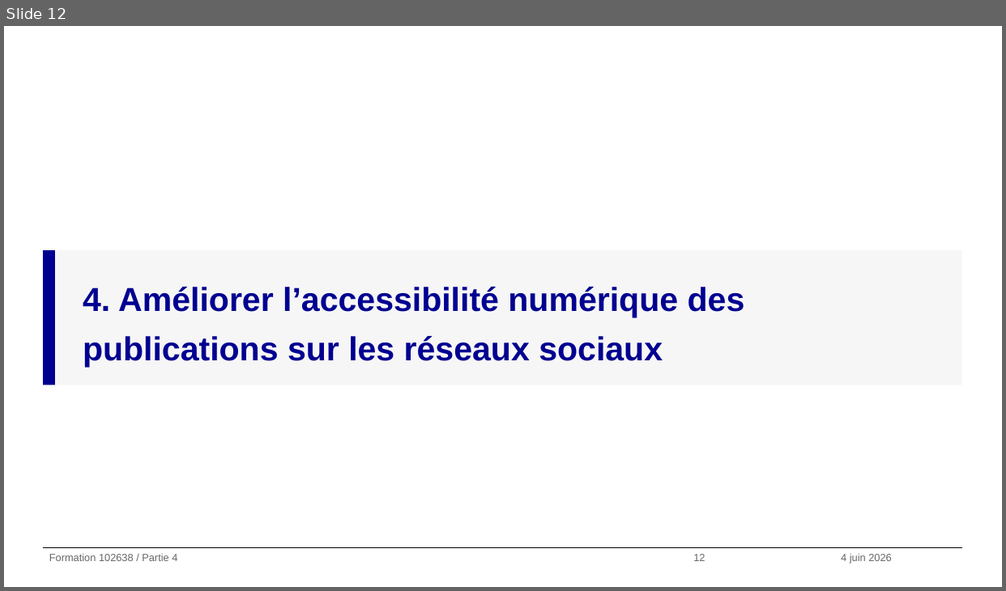
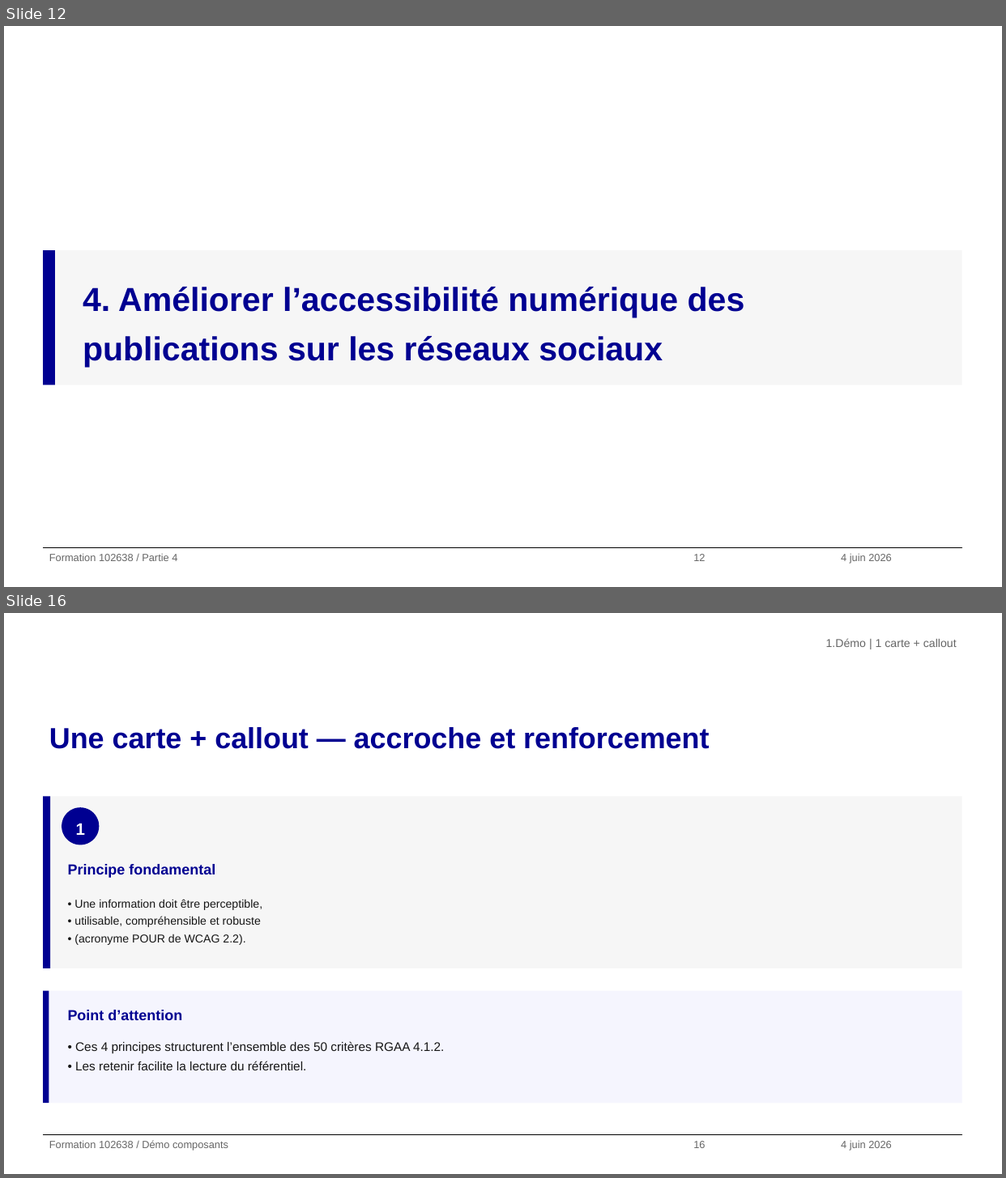
Before and after one commit to alexandra-guiderdoni/usine-fabrication-igpde-102846-ay11, a slide deck: demo-template-dsfr.pptx. Shown one above the other, each under a label of ours: slide 12 before the commit, slides 12 and 16 after it; the slides between them are not shown. The pictures are 1006x591 and 1006x1178 pixels, drawn with LibreOffice and Linux fonts; fonts in the diff are those of the drawing; background and template pictures are left out. Boxes give left, top, right and bottom in pixels: in the first picture for what was removed or moved away, otherwise in the second. Text is boxed around its words. In the diff, an @@ line names an element or a change of style, - is before the commit and + after.

Commit message:
Ajout slides sections et layouts de cartes, resserrement du gap titre→cartes
- 3 nouvelles slides de section (Highlight DSFR) — parties 2, 3, 4 de la formation
- 6 slides de démo des layouts de cartes : 1/2/3 cartes seules et 1/2/3 cartes + callout pleine largeur
- Constante TOP_CARDS=2,45" (gap 0,09" sous le titre IGPDE) pour les slides à cartes
- Refonte de compose_chapitre en Highlight DSFR sobre (accent Bleu France + fond gris + texte unique)
- Slide couverture : footer IGPDE repositionné aux coordonnées standard (y=6,98") avec ligne séparatrice
- CLAUDE.md projet : ajout de TOP_CARDS dans le tableau des constantes

```diff
--- a/demo-template-dsfr.pptx
+++ b/demo-template-dsfr.pptx
@@ slide 16 added at [4, 613, 1002, 1174], background #FFFFFF; not listed: 1 template element that a slide beside it also shows @@
@@ text added at [826, 638, 957, 647], 11 pt, text #666666 @@
+1. Démo | 1 carte + callout
@@ title added at [49, 727, 709, 749], 28 pt, text #000091, bold @@
+Une carte + callout — accroche et renforcement
@@ rectangle added at [43, 796, 50, 969], fill #000091 @@
@@ rectangle added at [50, 796, 962, 969], fill #F6F6F6 @@
@@ ellipse added at [62, 807, 99, 845], fill #000091, 16 pt, text #FFFFFF, bold @@
+1
@@ text added at [68, 864, 215, 878], 14 pt, text #000091, bold @@
+Principe fondamental
@@ text added at [74, 899, 262, 945], 11 pt, text #161616 @@
+• Une information doit être perceptible,
+• utilisable, compréhensible et robuste
+• (acronyme POUR de WCAG 2.2).
@@ rectangle added at [43, 991, 49, 1103], fill #000091 @@
@@ rectangle added at [49, 991, 962, 1103], fill #F5F5FE @@
@@ text added at [68, 1010, 182, 1020], 14 pt, text #000091, bold @@
+Point d’attention
@@ text added at [75, 1041, 444, 1071], 12 pt, text #161616 @@
+• Ces 4 principes structurent l’ensemble des 50 critères RGAA 4.1.2.
+• Les retenir facilite la lecture du référentiel.
@@ text added at [49, 1140, 228, 1151], 10 pt, text #666666 @@
+Formation 102638 / Démo composants
@@ text added at [693, 1141, 705, 1148], 10 pt, text #666666 @@
+16
@@ text added at [841, 1141, 891, 1151], 10 pt, text #666666 @@
+4 juin 2026
```
Also in this commit, not shown: 2 slides changed, 5 other slides added, 3 other files.
